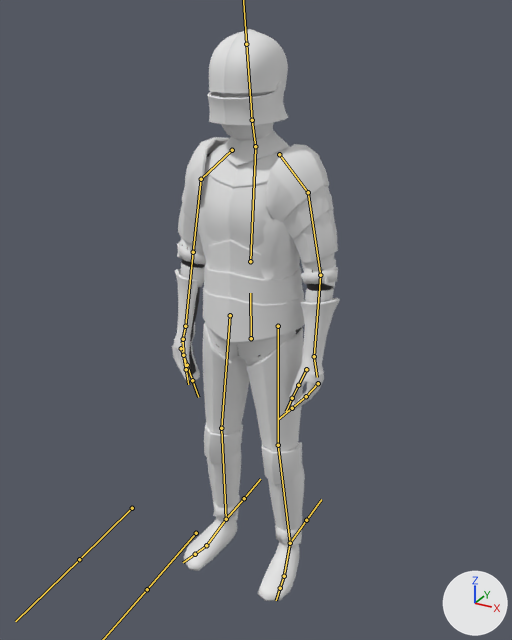
Before and after pictures for a commit that changed the FBX model GDA_Adventure_RPG/Assets/Characters/playerblend.fbx.
Both versions are drawn from a 50 mm lens placed at (1.009, -1.802, 1.848), pointed at (0.019, -0.002, 0.947). The lights are fixed; the arrows at lower right show +X, +Y and +Z. Both versions are drawn at frame 1 of the action 'Armature|Idle'; the numbers are the values there. The bones that bend it are drawn over the model as lines.

In view in the first picture: 'BeltedTunic', 'LeatherBoots', 'LeatherTrousers', 'SteelPlate_Boots', 'SteelPlate_Chestpiece', 'SteelPlate_Gloves', 'SteelPlate_Helm', 'SteelPlate_Leggings'.
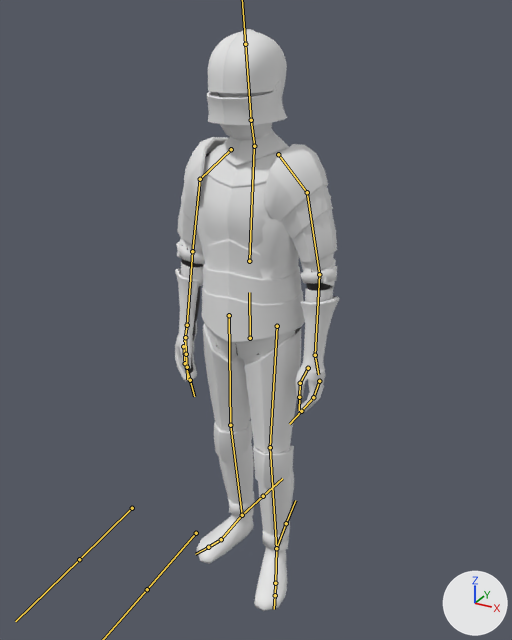
Where the change shows, as pixel boxes (x1, y1, x2, y2) in the pictures (512 x 640 px):
'SteelPlate_Chestpiece', posed: before (177, 137, 338, 343); after (177, 137, 337, 343)
'SteelPlate_Leggings', posed: before (203, 323, 305, 546); after (203, 323, 301, 551)
'SteelPlate_Helm', posed: before (208, 29, 289, 166); after (207, 29, 288, 166)
'SteelPlate_Gloves', posed: before (172, 262, 340, 411); after (175, 262, 340, 413)
'LeatherBoots', posed: before (184, 495, 303, 601); after (197, 491, 290, 611)
'BeltedTunic', posed: before (177, 146, 338, 340); after (177, 146, 337, 332)
'LeatherTrousers', posed (7% narrower): before (206, 325, 303, 501); after (205, 325, 295, 510)
'SteelPlate_Boots', posed: before (193, 518, 299, 594); after (205, 546, 287, 598)
bone 'Upper Arm.L', root to tip: before (308, 192) to (320, 275); after (307, 192) to (319, 274)
bone 'Lower Arm.L', root to tip: before (320, 275) to (314, 356); after (319, 274) to (315, 355)
bone 'Fingers01.L', root to tip: before (318, 383) to (306, 396); after (319, 381) to (313, 397)
bone 'Fingers02.L', root to tip: before (306, 396) to (292, 408); after (313, 397) to (301, 411)
bone 'Thumb02.L', root to tip: before (298, 385) to (292, 398); after (300, 383) to (299, 397)
bone 'Upper Arm.R', root to tip: before (201, 179) to (193, 252); after (200, 179) to (192, 251)
bone 'Lower Arm.R', root to tip: before (193, 252) to (185, 326); after (192, 251) to (187, 325)
bone 'Fingers01.R', root to tip: before (181, 348) to (187, 365); after (183, 346) to (185, 363)
bone 'Fingers02.R', root to tip: before (187, 365) to (192, 380); after (185, 363) to (190, 380)
bone 'Thumb02.R', root to tip: before (183, 355) to (186, 369); after (186, 354) to (187, 367)
bone 'Upper Leg.L', root to tip: before (278, 326) to (278, 445); after (277, 326) to (270, 447)
bone 'Lower Leg.L', root to tip: before (278, 445) to (290, 543); after (270, 447) to (276, 548)
bone 'Foot.L', root to tip: before (290, 543) to (284, 576); after (276, 548) to (275, 583)
bone 'Upper Leg.R', root to tip: before (230, 315) to (221, 428); after (229, 315) to (230, 425)
bone 'Lower Leg.R', root to tip: before (221, 428) to (226, 519); after (230, 425) to (242, 515)
bone 'Foot.R', root to tip: before (226, 519) to (206, 545); after (242, 515) to (221, 539)

Edits to the bpy script that builds the scene:
```text
Change bone_upper_arm_l:
    where bone_upper_arm_l = bpy.data.objects['Armature'].pose.bones['Upper Arm.L']  # child of 'Shoulder.L'
    bone_upper_arm_l.rotation_quaternion: (0.993, 0.007, 0.013, -0.118) -> (0.993, 0.0, 0.015, -0.118)  # degrees (1, 2, -14) -> degrees (0, 2, -14)
Change bone_lower_arm_l:
    where bone_lower_arm_l = bpy.data.objects['Armature'].pose.bones['Lower Arm.L']  # child of 'Upper Arm.L'
    bone_lower_arm_l.rotation_quaternion: (0.997, -0.071, 0.003, -0.001) -> (0.996, -0.09, 0.004, -0.002)  # degrees (-8, 0, 0) -> degrees (-10, 0, 0)
Change bone_fingers01_l:
    where bone_fingers01_l = bpy.data.objects['Armature'].pose.bones['Fingers01.L']  # child of 'Hand.L'
    bone_fingers01_l.rotation_quaternion: (1.0, 0.0, 0.0, 0.0) -> (0.983, 0.016, 0.038, 0.177)  # degrees (0, 0, 0) -> degrees (3, 4, 21)
Change bone_fingers02_l:
    where bone_fingers02_l = bpy.data.objects['Armature'].pose.bones['Fingers02.L']  # child of 'Fingers01.L'
    bone_fingers02_l.rotation_quaternion: (1.0, 0.0, 0.0, 0.0) -> (0.993, -0.013, -0.041, -0.112)  # degrees (0, 0, 0) -> degrees (-1, -5, -13)
Change bone_thumb02_l:
    where bone_thumb02_l = bpy.data.objects['Armature'].pose.bones['Thumb02.L']  # child of 'Thumb01.L'
    bone_thumb02_l.rotation_quaternion: (1.0, 0.0, 0.0, 0.0) -> (0.984, -0.083, 0.011, 0.155)  # degrees (0, 0, 0) -> degrees (-9, 3, 18)
Change bone_upper_arm_r:
    where bone_upper_arm_r = bpy.data.objects['Armature'].pose.bones['Upper Arm.R']  # child of 'Shoulder.R'
    bone_upper_arm_r.rotation_quaternion: (0.993, 0.007, -0.013, 0.118) -> (0.993, 0.0, -0.015, 0.118)  # degrees (1, -2, 14) -> degrees (0, -2, 14)
Change bone_lower_arm_r:
    where bone_lower_arm_r = bpy.data.objects['Armature'].pose.bones['Lower Arm.R']  # child of 'Upper Arm.R'
    bone_lower_arm_r.rotation_quaternion: (0.997, -0.071, -0.003, 0.001) -> (0.996, -0.09, -0.004, 0.002)  # degrees (-8, 0, 0) -> degrees (-10, 0, 0)
Change bone_fingers01_r:
    where bone_fingers01_r = bpy.data.objects['Armature'].pose.bones['Fingers01.R']  # child of 'Hand.R'
    bone_fingers01_r.rotation_quaternion: (1.0, 0.0, 0.0, 0.0) -> (0.983, 0.016, -0.038, -0.177)  # degrees (0, 0, 0) -> degrees (3, -4, -21)
Change bone_fingers02_r:
    where bone_fingers02_r = bpy.data.objects['Armature'].pose.bones['Fingers02.R']  # child of 'Fingers01.R'
    bone_fingers02_r.rotation_quaternion: (1.0, 0.0, 0.0, 0.0) -> (0.993, -0.013, 0.041, 0.112)  # degrees (0, 0, 0) -> degrees (-1, 5, 13)
Change bone_thumb02_r:
    where bone_thumb02_r = bpy.data.objects['Armature'].pose.bones['Thumb02.R']  # child of 'Thumb01.R'
    bone_thumb02_r.rotation_quaternion: (1.0, 0.0, 0.0, 0.0) -> (0.984, -0.083, -0.011, -0.155)  # degrees (0, 0, 0) -> degrees (-9, -3, -18)
Change bone_upper_leg_l:
    where bone_upper_leg_l = bpy.data.objects['Armature'].pose.bones['Upper Leg.L']  # child of 'Hips'
    bone_upper_leg_l.rotation_quaternion: (1.0, 0.022, 0.0, -0.001) -> (0.998, 0.057, -0.017, -0.015)  # degrees (3, 0, 0) -> degrees (7, -2, -2)
Change bone_lower_leg_l:
    where bone_lower_leg_l = bpy.data.objects['Armature'].pose.bones['Lower Leg.L']  # child of 'Upper Leg.L'
    bone_lower_leg_l.rotation_quaternion: (0.999, -0.043, 0.0, 0.001) -> (0.998, -0.055, 0.0, 0.002)  # degrees (-5, 0, 0) -> degrees (-6, 0, 0)
Change bone_foot_l:
    where bone_foot_l = bpy.data.objects['Armature'].pose.bones['Foot.L']  # child of 'Lower Leg.L'
    bone_foot_l.rotation_quaternion: (1.0, 0.02, -0.004, 0.005) -> (0.996, -0.034, -0.033, 0.074)  # degrees (2, -1, 1) -> degrees (-4, -4, 9)
Change bone_upper_leg_r:
    where bone_upper_leg_r = bpy.data.objects['Armature'].pose.bones['Upper Leg.R']  # child of 'Hips'
    bone_upper_leg_r.rotation_quaternion: (1.0, 0.022, 0.0, 0.001) -> (0.999, -0.017, 0.016, 0.025)  # degrees (3, 0, 0) -> degrees (-2, 2, 3)
Change bone_lower_leg_r:
    where bone_lower_leg_r = bpy.data.objects['Armature'].pose.bones['Lower Leg.R']  # child of 'Upper Leg.R'
    bone_lower_leg_r.rotation_quaternion: (0.999, -0.043, 0.0, -0.001) -> (1.0, -0.023, 0.0, -0.001)  # degrees (-5, 0, 0) -> degrees (-3, 0, 0)
Change bone_foot_r:
    where bone_foot_r = bpy.data.objects['Armature'].pose.bones['Foot.R']  # child of 'Lower Leg.R'
    bone_foot_r.rotation_quaternion: (1.0, 0.02, 0.004, -0.005) -> (0.998, 0.021, 0.014, -0.059)  # degrees (2, 1, -1) -> degrees (2, 2, -7)
```
